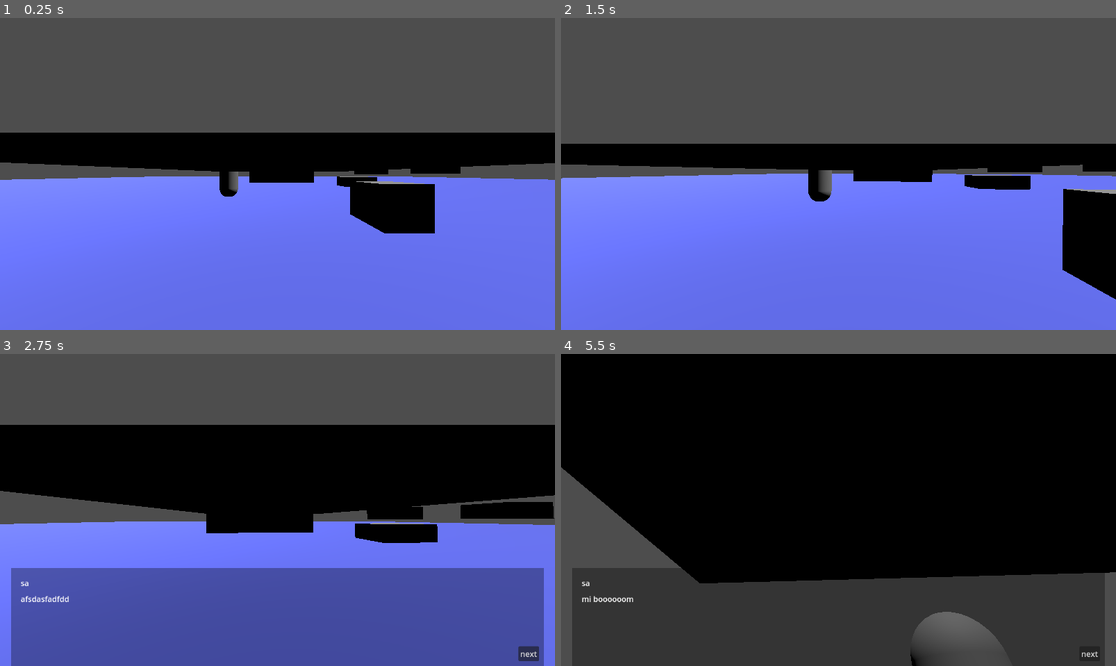
Above: before the commit, frames 1-4 (two rows, left to right).
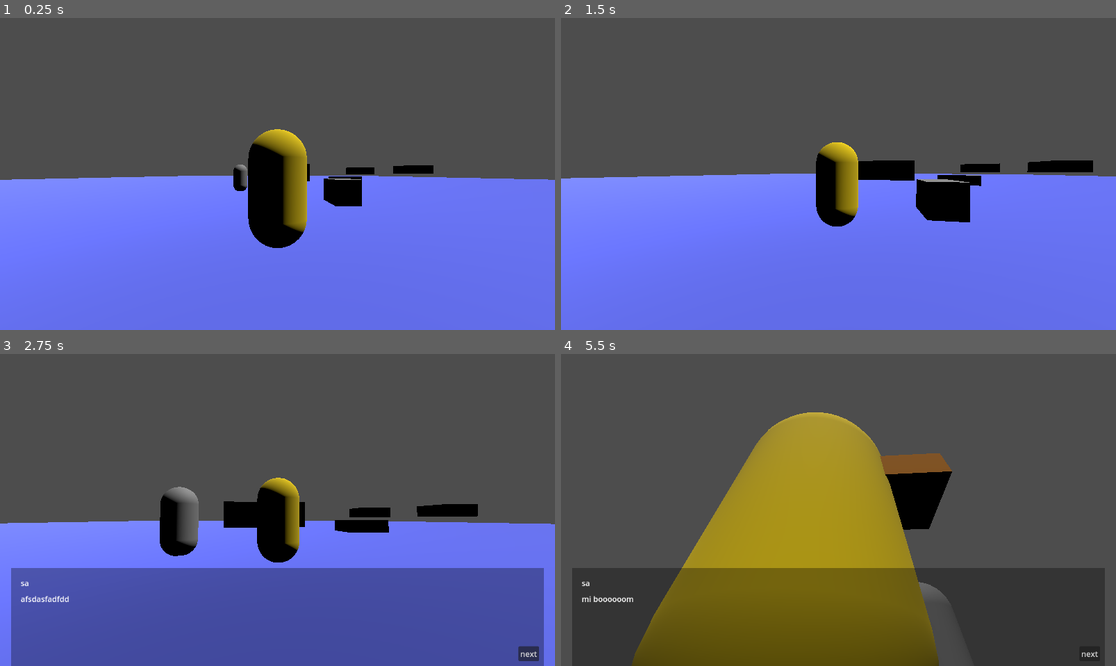
Above: after the commit, the same moments.

Repository: Luiksc/desdq
Game: Godot game, scene res://escenarios/n_1.tscn
Same seed, same stepped clock (60 frames per second), same inputs: the game is played once before the commit and once after it.
Inputs (mouse positions are in pixels of both pictures, inside the frame that each line leads up to):
- Up to frame 1 (0.25 s): no input
- Up to frame 2 (1.5 s): move the mouse to (866, 174) at 0.52 s; hold Up (ui_up) from 0.53 s (still down); tap E (interaccion) at 0.6, 1.35 s; tap Space (saltar) at 0.77 s; move the mouse to (810, 174) at 1.27 s
- Up to frame 3 (2.75 s): keep holding Up (ui_up); tap Space (saltar) at 1.52 s; move the mouse to (288, 503) at 2.02 s; tap E (interaccion) at 2.1 s
- Up to frame 4 (5.5 s): release Up (ui_up) at 2.75 s; click "next" at 2.75 s; click "next" at 3.5 s; tap Enter at 4.25 s; move the mouse to (832, 516) at 4.27 s; hold Up (ui_up) from 4.28 s (still down); tap E (interaccion) at 4.35, 5.1 s; tap Space (saltar) at 4.52, 5.27 s; move the mouse to (877, 513) at 5.02 s

The runs differ from the first frame. In frame 1, 16% of the frame differs, in the area x 0-100%, y 35-74%; in frame 2, 13%; in frame 3, 29%; in frame 4, 81%, in the area x 0-100%, y 0-100%.

Commit message:
arreglos de camara

Diff:
--- a/escenarios/juador/character_body_3d.tscn
+++ b/escenarios/juador/character_body_3d.tscn
@@ -19,7 +19,8 @@
 material = SubResource("StandardMaterial3D_jvk27")
 size = Vector3(0.5, 0.2, 1)
 
-[sub_resource type="SphereShape3D" id="SphereShape3D_s1l0q"]
+[sub_resource type="SphereShape3D" id="SphereShape3D_ir053"]
+radius = 0.3
 
 [node name="jugon" type="CharacterBody3D" groups=["jugon"]]
 transform = Transform3D(-1, 0, -8.74228e-08, 0, 1, 0, 8.74228e-08, 0, -1, 0.00116591, 0, 0)
@@ -40,14 +41,16 @@
 [node name="pivote" type="Node3D" parent="."]
 transform = Transform3D(1, 0, 0, 0, 1, 0, 0, 0, 1, 0, 1.24271, 0)
 script = ExtResource("2_jglub")
+minim_angulo_vertical = -0.785398
 
 [node name="SpringArm3D" type="SpringArm3D" parent="pivote"]
 transform = Transform3D(1, 0, 0, 0, 0.999999, 0, 0, 0, 0.999999, 0, 0, 0)
-shape = SubResource("SphereShape3D_s1l0q")
-spring_length = 0.3
+shape = SubResource("SphereShape3D_ir053")
+spring_length = 5.0
 
 [node name="posicion spring" type="Node3D" parent="pivote/SpringArm3D"]
 
 [node name="Camera3D" type="Camera3D" parent="pivote" node_paths=PackedStringArray("spring_arm")]
 script = ExtResource("3_hqykb")
 spring_arm = NodePath("../SpringArm3D/posicion spring")
+lerp_power = 5.0
--- a/escenarios/juador/seguimiento de camara.gd
+++ b/escenarios/juador/seguimiento de camara.gd
@@ -1,13 +1,9 @@
 extends Camera3D
 
 @export var spring_arm : Node3D
-@export var lerp_power: float = 1.5
-
-
-# Called when the node enters the scene tree for the first time.
-
+@export var lerp_power: float = 3 #velocidad de la camara hacia el punto
 
 
 # Called every frame. 'delta' is the elapsed time since the previous frame.
 func _process(delta: float) -> void:
-	position = lerp(position, spring_arm.position, delta*lerp_power)
+	position = lerp(position, spring_arm.position, delta * lerp_power)
--- a/escenarios/jugador.gd
+++ b/escenarios/jugador.gd
@@ -65,10 +65,8 @@
 		# acaba de salir del suelo sin saltar -> activar ventana coyote
 		estuvo_suelo = false
 		# el timer ya está cargado desde el frame anterior
-
 	if coyote_timer > 0:
 		coyote_timer -= delta
-
 	var salto_posible = is_on_floor() or coyote_timer > 0
 
 	# JUMP BUFFER
Not shown: 1 places in UI/menutscn.tscn that only renumber resources
